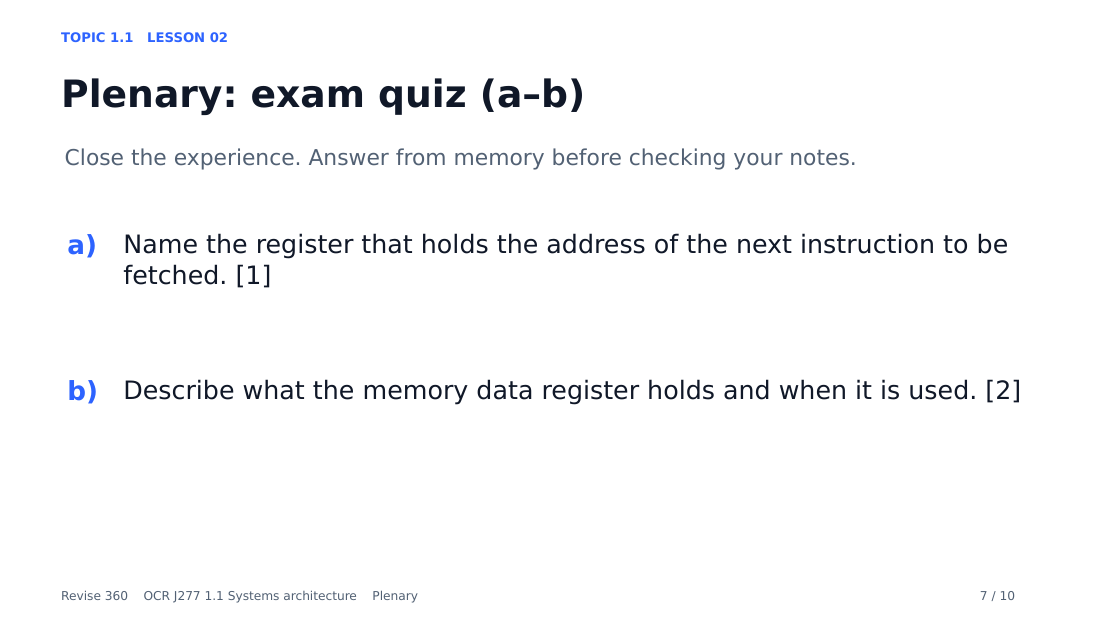
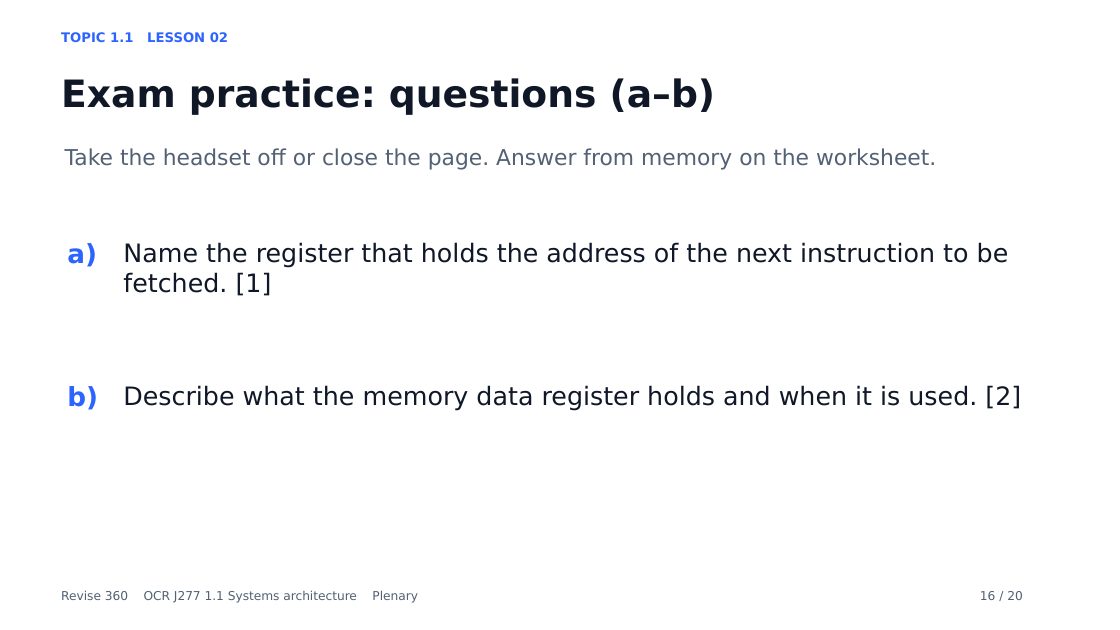
Before and after one commit to MrP-CS/Revise360, a slide deck: slide 16 of presentations/SA_L02_VonNeumannHQ_Lesson.pptx (slide 7 before the commit). Drawn at 1120x630 pixels with LibreOffice and Linux fonts; fonts in the diff are those of the drawing. Boxes give left, top, right and bottom in pixels: in the first picture for what was removed or moved away, otherwise in the second. Text is boxed around its words. In the diff, an @@ line names an element or a change of style, - is before the commit and + after.

Commit message:
Align Topic 1.1 lesson decks with worksheets and experience views

```diff
--- a/presentations/SA_L02_VonNeumannHQ_Lesson.pptx
+++ b/presentations/SA_L02_VonNeumannHQ_Lesson.pptx
@@ text at [61,78,716,115]: text changed @@
-Plenary: exam quiz (a–b)
+Exam practice: questions (a–b)
@@ text at [65,148,936,170]: text changed @@
-Close the experience. Answer from memory before checking your notes.
+Take the headset off or close the page. Answer from memory on the worksheet.
@@ text "a)": place and size @@
-text "a)" at [67,234,97,258]
+text "a)" at [67,243,97,267]
@@ text "Name the register that holds ...": place and size @@
-text "Name the register that holds ..." at [123,233,1009,288]
+text "Name the register that holds ..." at [123,242,1009,296]
@@ text "b)": place and size @@
-text "b)" at [67,380,98,404]
+text "b)" at [67,386,98,410]
@@ text "Describe what the memory data ...": place and size @@
-text "Describe what the memory data ..." at [123,379,1021,405]
+text "Describe what the memory data ..." at [123,385,1021,411]
@@ text at [980,591,1023,600]: text changed @@
-7 / 10
+16 / 20
```
Also in this commit, not shown: 7 other slides changed, 12 slides added, 2 slides removed, 3 other files.
